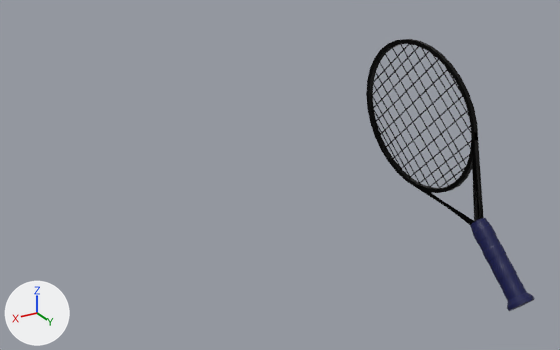
Renders of the glTF model tennis_racket.glb from each side of a commit.
Both versions are drawn from a 50 mm lens placed at (6.6, 9.91, 3.31), pointed at (1.65, 1.67, -0.81). Arrows for +X, +Y and +Z are at lower left; the lights stay in place. Where no turn or scale is listed for an object, it has been applied to the vertices. Vertices at the same position are counted once.

Before the edit, the objects in view are built like this:
```python
mat_materiale_002 = principled_material('Materiale.002')
mat_materiale_002.base_color = (0.0, 0.00234, 0.0664)  # dark blue #000849
me_object_0 = bpy.data.meshes.new('Object_0')
me_object_0.from_pydata(...)  # 1184 vertices, 2334 faces; spans x -0.19..0.19, y -0.533..0.689, z -0.649..0.498
me_object_0.materials.append(mat_materiale_002)  # dark blue #000849
me_object_1 = bpy.data.meshes.new('Object_1')
me_object_1.from_pydata(...)  # 202 vertices, 376 faces; spans x -0.16..0.23, y -3.03..-0.35, z 0.31..2.75
me_object_1.materials.append(mat_materiale_007)  # black #000000
ob_object_4 = bpy.data.objects.new('Object_4', me_object_0)
ob_object_4.location = (-1.169, 3.069, -2.229)
ob_object_5 = bpy.data.objects.new('Object_5', me_object_1)
ob_object_5.location = (-1.169, 3.069, -2.229)
```
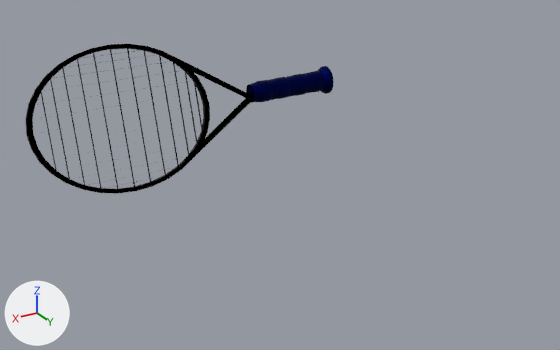
Where the newer file only moved an object's origin or applied its transform, the numbers keep the older frame.

The change, as JSON lines over the scene's bpy script:
```json
{"op": "set", "path": "mat_materiale_002.metallic", "old": "0.0", "new": "1.0"}
{"block": "me_object_0", "where": "me_object_0.from_pydata(...)  # 1184 vertices, 2334 faces; spans x -0.19..0.19, y -0.533..0.689, z -0.649..0.498"}
{"block": "me_object_0", "where": "# used by ob_object_4; location = (-1.169, 3.069, -2.229)"}
{"block": "me_object_0", "change": "me_object_0 part 1: the whole mesh is multiplied about its middle by the matrix ((-0.027, -0.751, 0.66), (-0.988, 0.121, 0.097), (-0.153, -0.649, -0.745)), then moved by (1.803, -2.835, 2.234)"}
{"block": "me_object_1", "where": "me_object_1.from_pydata(...)  # 202 vertices, 376 faces; spans x -0.16..0.23, y -3.03..-0.35, z 0.31..2.75"}
{"block": "me_object_1", "where": "# used by ob_object_5; location = (-1.169, 3.069, -2.229)"}
{"block": "me_object_1", "change": "me_object_1 part 2: the whole mesh is multiplied about its middle by the matrix ((-0.027, -0.751, 0.66), (-0.988, 0.121, 0.097), (-0.153, -0.649, -0.745)), then moved by (4.22, -1.15, 0.5)"}
```

Boxes (x1, y1, x2, y2) around the edits, measured in the pictures (560 x 350 px):
```json
{"object": "Object_5", "change": "reshaped", "before": [366, 39, 484, 225], "after": [25, 44, 254, 193], "on screen": "93% wider, 20% shorter"}
{"object": "Object_4", "change": "surface changed, reshaped", "before": [470, 218, 534, 311], "after": [246, 66, 333, 103], "on screen": "35% wider, 60% shorter"}
```
